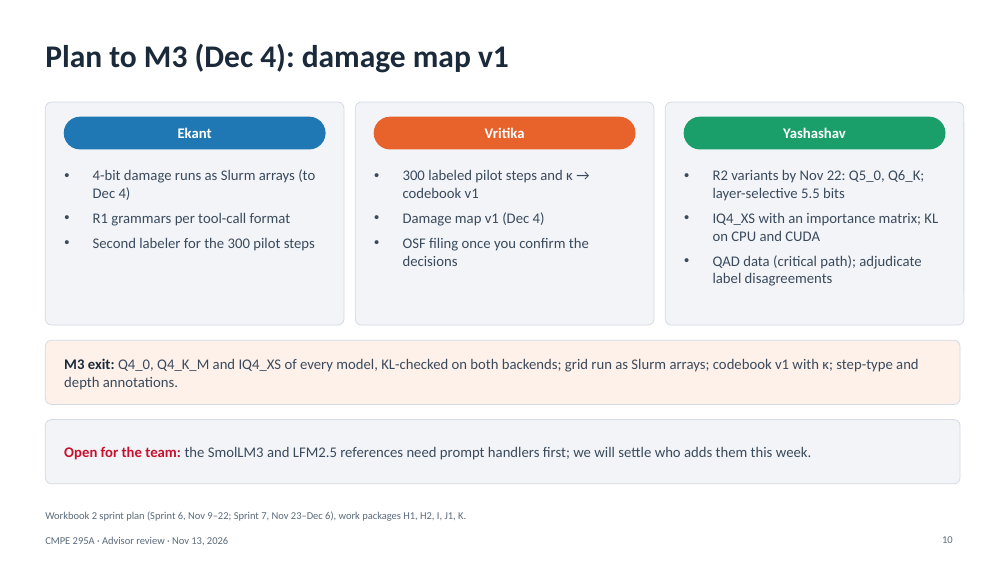
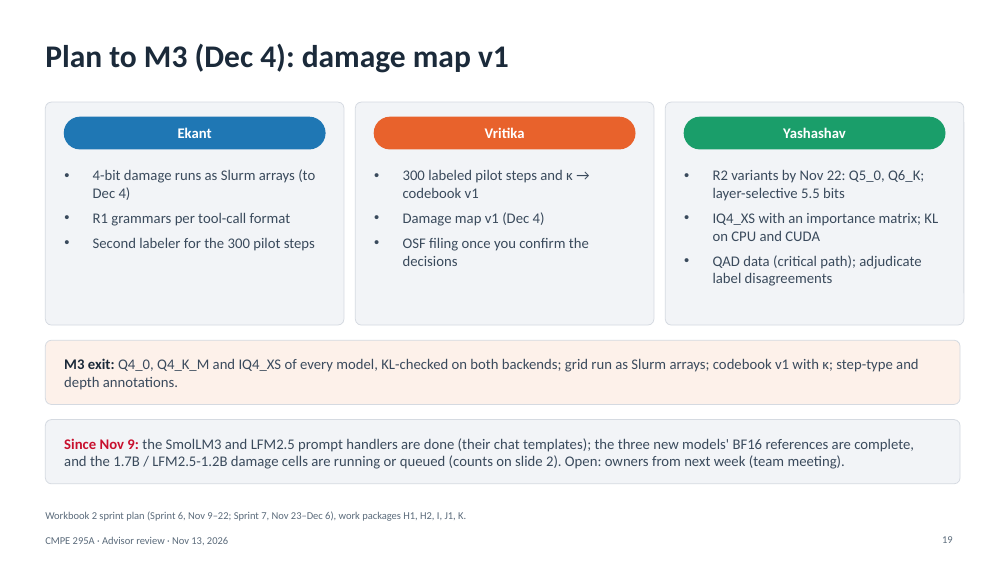
Before and after one commit to VritikaMalhotra/CMPE_295A, a slide deck: slide 19 of presentation/CMPE295A_Advisor_Review_Slides_2026-11-13.pptx (slide 10 before the commit). Drawn at 1008x567 pixels with LibreOffice and Linux fonts; fonts in the diff are those of the drawing. Boxes give left, top, right and bottom in pixels: in the first picture for what was removed or moved away, otherwise in the second. Text is boxed around its words. In the diff, an @@ line names an element or a change of style, - is before the commit and + after.

Commit message:
Deck frozen (content): Nov 13 advisor review, pptx and PDF
Built from week a0d2d93 with run_status 12:28 (content freeze moved up
from 16:00). 22 slides; validate.py passes; all pages rendered and
viewed; every line that differs from the audited Nov 11 22:00 text is
checked against its JSON or log source. Only counts change after this
(16:45 refresh).

WB2 owner: Yashashav (M3 prep, deck). Run by Yashashav.

```diff
--- a/presentation/CMPE295A_Advisor_Review_Slides_2026-11-13.pptx
+++ b/presentation/CMPE295A_Advisor_Review_Slides_2026-11-13.pptx
@@ text at [64,438,914,469]: text changed @@
-Open for the team: the SmolLM3 and LFM2.5 references need prompt handlers first; we will settle who adds them this week.
+Since Nov 9: the SmolLM3 and LFM2.5 prompt handlers are done (their chat templates); the three new models' BF16 references are complete, and the 1.7B / LFM2.5-1.2B damage cells are running or queued (counts on slide 2). Open: owners from next week (team meeting).
```
Also in this commit, not shown: 5 other slides changed, 10 slides added, 1 slide removed, 1 other file.
